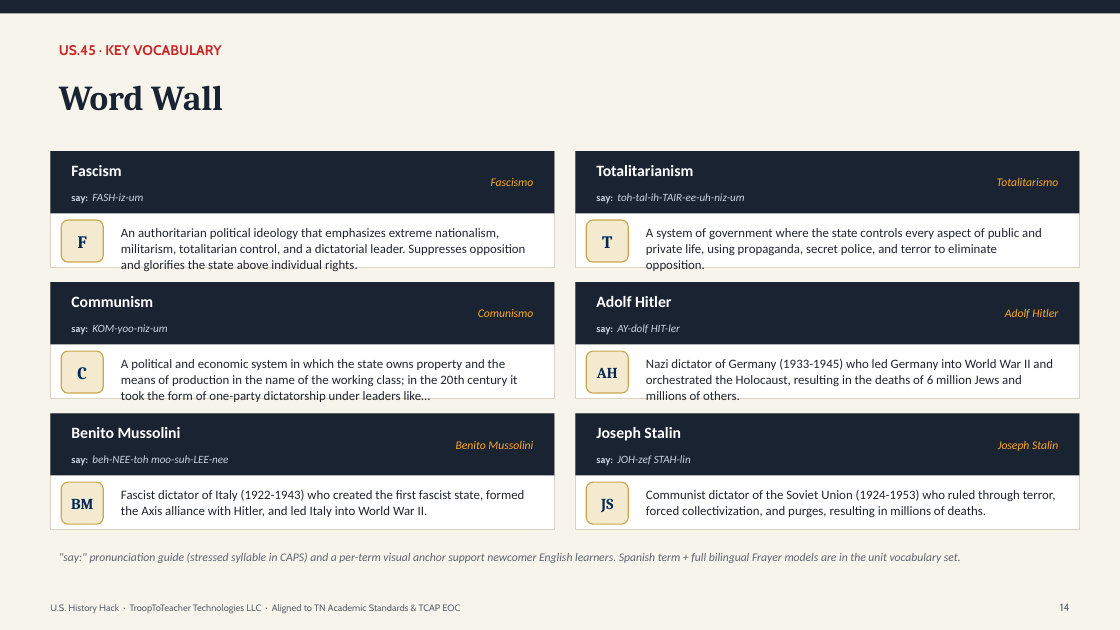
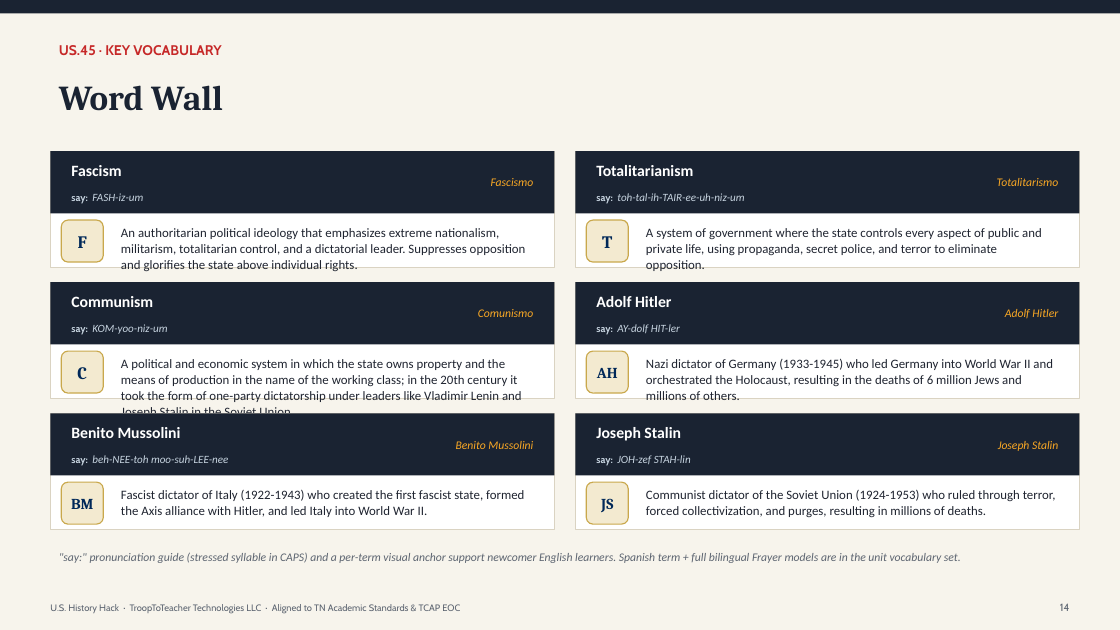
Before and after one commit to Trooptoteacher/trooptoteacher-history, a slide deck: slide 15 of HistoryHack_Platinum/deliverables_unit6/Unit6_Teacher_Deck_CourseStandard.pptx. Drawn at 1120x630 pixels with LibreOffice and Linux fonts; fonts in the diff are those of the drawing. Boxes give left, top, right and bottom in pixels: in the first picture for what was removed or moved away, otherwise in the second. Text is boxed around its words. In the diff, an @@ line names an element or a change of style, - is before the commit and + after.

```diff
--- a/HistoryHack_Platinum/deliverables_unit6/Unit6_Teacher_Deck_CourseStandard.pptx
+++ b/HistoryHack_Platinum/deliverables_unit6/Unit6_Teacher_Deck_CourseStandard.pptx
@@ text at [121, 359, 522, 421]: text changed @@
-A political and economic system in which the state owns property and the means of production in the name of the working class; in the 20th century it took the form of one-party dictatorship under leaders like…
+A political and economic system in which the state owns property and the means of production in the name of the working class; in the 20th century it took the form of one-party dictatorship under leaders like Vladimir Lenin and Joseph Stalin in the Soviet Union.
```
Also in this commit, not shown: 14 other slides changed, 19 other files.
